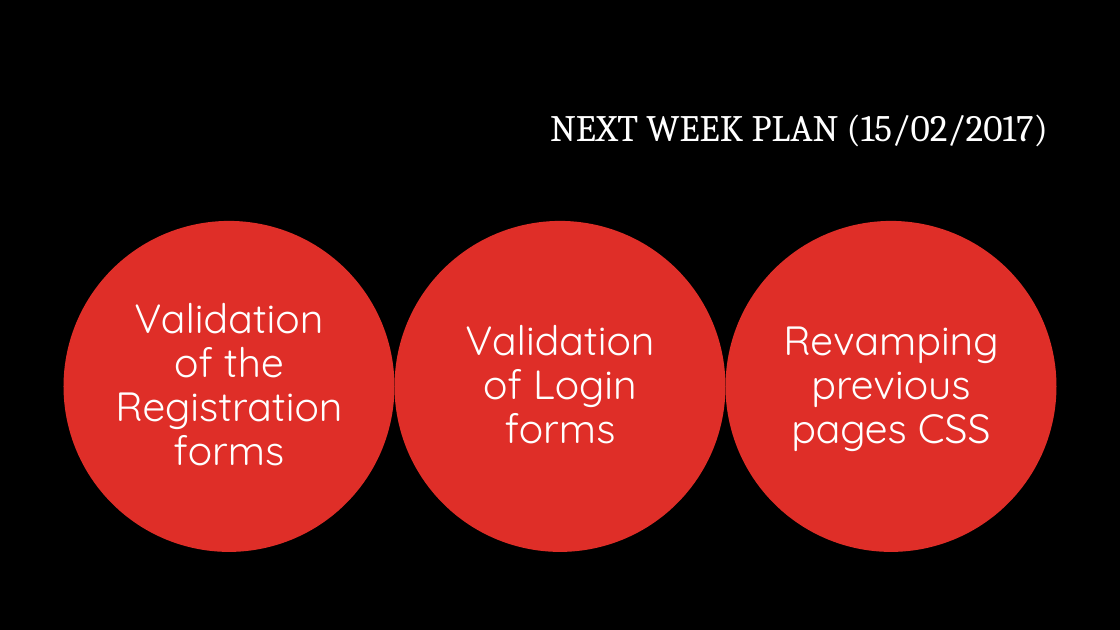
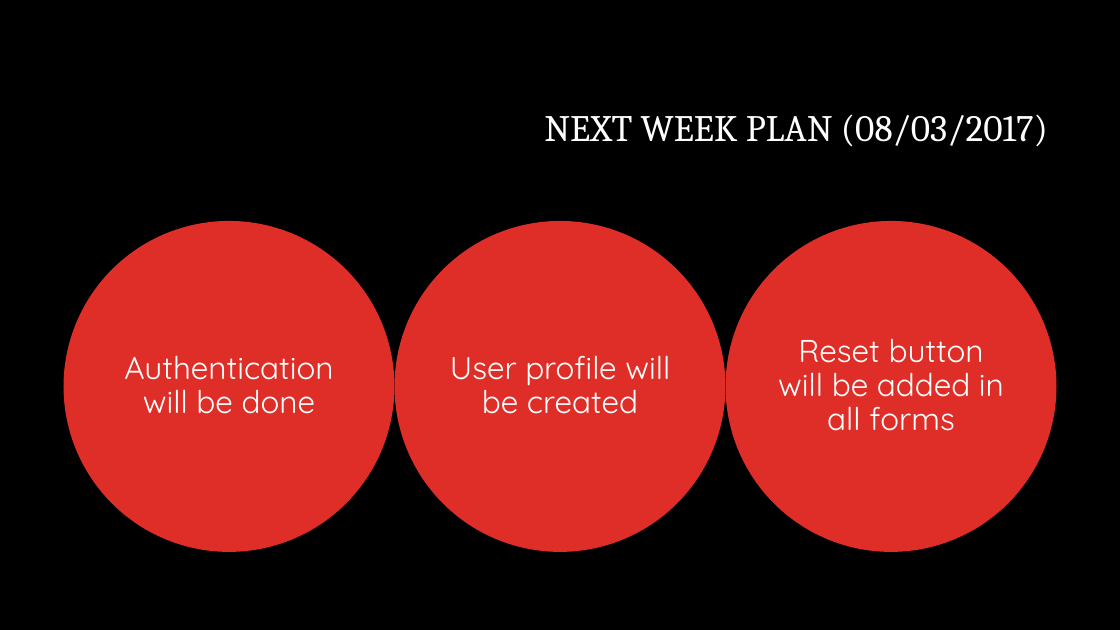
Before and after one commit to priyasatbhaya/IT_WEBD, a slide deck: slide 23 of Internet and web technology new ppt.pptx. Drawn at 1120x630 pixels with LibreOffice and Linux fonts; fonts in the diff are those of the drawing; background and template pictures are left out. Boxes give left, top, right and bottom in pixels: in the first picture for what was removed or moved away, otherwise in the second. Text is boxed around its words. In the diff, an @@ line names an element or a change of style, - is before the commit and + after.

```diff
--- a/Internet and web technology new ppt.pptx
+++ b/Internet and web technology new ppt.pptx
@@ title at (544,114,1048,147): text changed @@
-NEXT WEEK PLAN (15/02/2017)
+NEXT WEEK PLAN (08/03/2017)
@@ text at (124,355,333,414): text changed; size 35 to 27 pt @@
-Validation of the Registration forms
+Authentication will be done
@@ text at (450,355,670,414): text changed; size 35 to 27 pt @@
-Validation of Login forms
+User profile will be created
@@ text at (778,339,1004,431): text changed; size 35 to 27 pt @@
-Revamping previous pages CSS
+Reset button will be added in all forms
```
Also in this commit, not shown: 10 other slides changed, 1 slide added, 1 slide removed, 13 other files.
